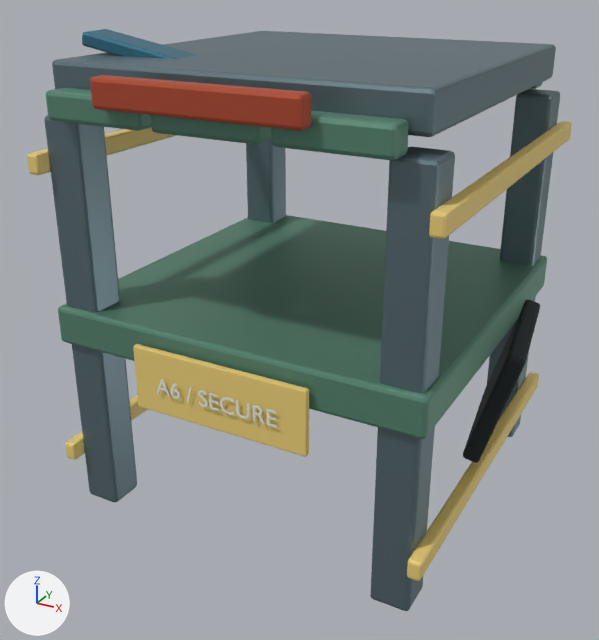
What one commit did to the glTF model assets/warehouse-props/secure_case_d1.glb.
Camera for both pictures: a 50 mm lens placed at (1.76, -3.43, 2.51), pointed at (-0.02, -0.19, 0.89). Lighting does not change. The marker at lower left points along +X, +Y and +Z. The first picture is the older version. Where no turn or scale is listed for an object, it has been applied to the vertices.

The first picture shows 'Corner post.016', 'Corner post.017', 'Corner post.018', 'Corner post.019', 'Crate shell.004', 'Identification placard.004', 'Lid slat.026', 'Lock bar.001', 'Reinforced lid.001', 'Runover dent.001', 'Vertical tie band.018', 'Vertical tie band.019' and 6 more.
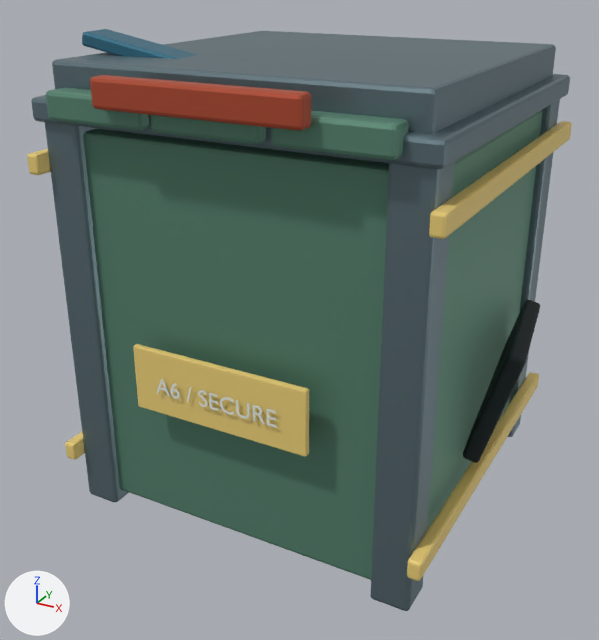
The change in detail:
Mesh me_cube_541 is new.
It has 56 vertices, 108 faces and spans x -0.9..0.9, y -0.9..0.9, z -0.05..0.05.
It uses material mat_structural_frame___blue_steel (greyish cyan #6f848b).
Mesh me_cube_540 is new.
It has 56 vertices, 108 faces and spans x -0.83..0.83, y -0.83..0.83, z -0.89..0.89.
It uses material mat_cargo_green (green #61907c).
Object 'Crate shell.004' (ob_crate_shell_004) is deleted.
Object 'Solid crate lid.010' (ob_solid_crate_lid_010) is new; it shows me_cube_541.
Its location is (0.0, 0.0, 1.925).
Object 'Crate shell.010' (ob_crate_shell_010) is new; it shows me_cube_540.
Its location is (0.0, 0.0, 0.95).

Pixel boxes (x1, y1, x2, y2) of what changed, in the pictures (599 x 640 px):
'Crate shell.010', added (green)
    after: (83, 110, 543, 580)
'Crate shell.004', deleted (green)
    before: (58, 215, 547, 439)
'Solid crate lid.010', added
    after: (31, 74, 570, 169)
'Corner post.017', unchanged, covered by the edit
    before: (246, 139, 286, 223)
